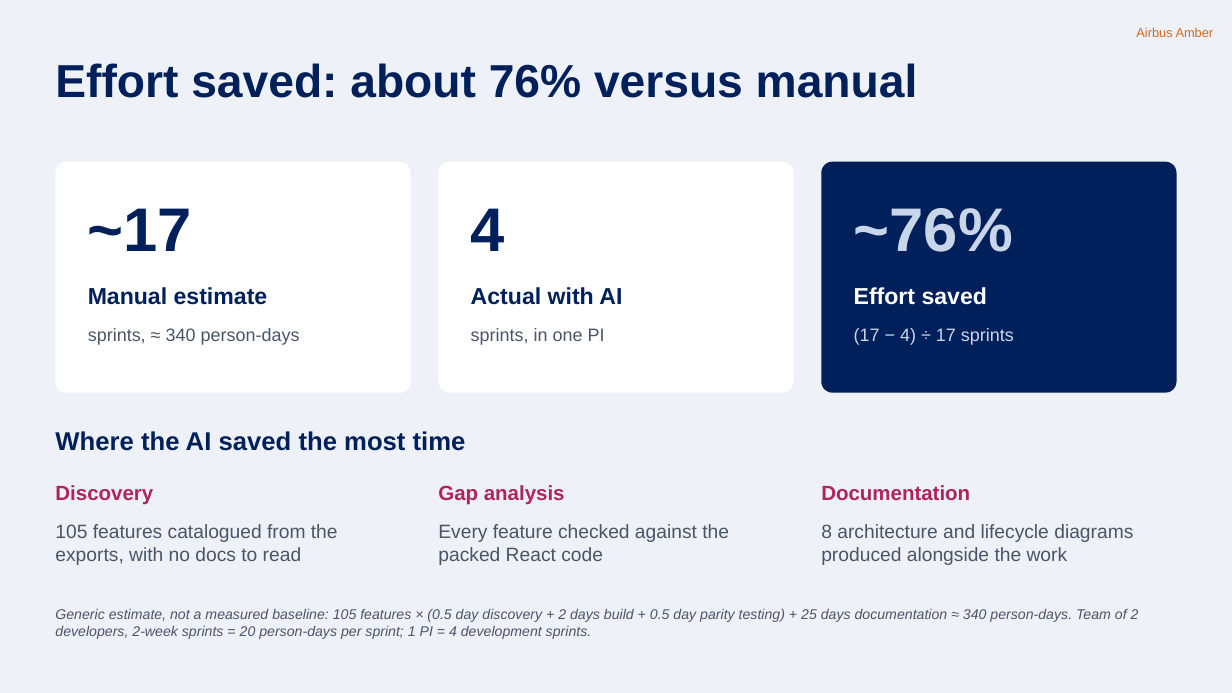
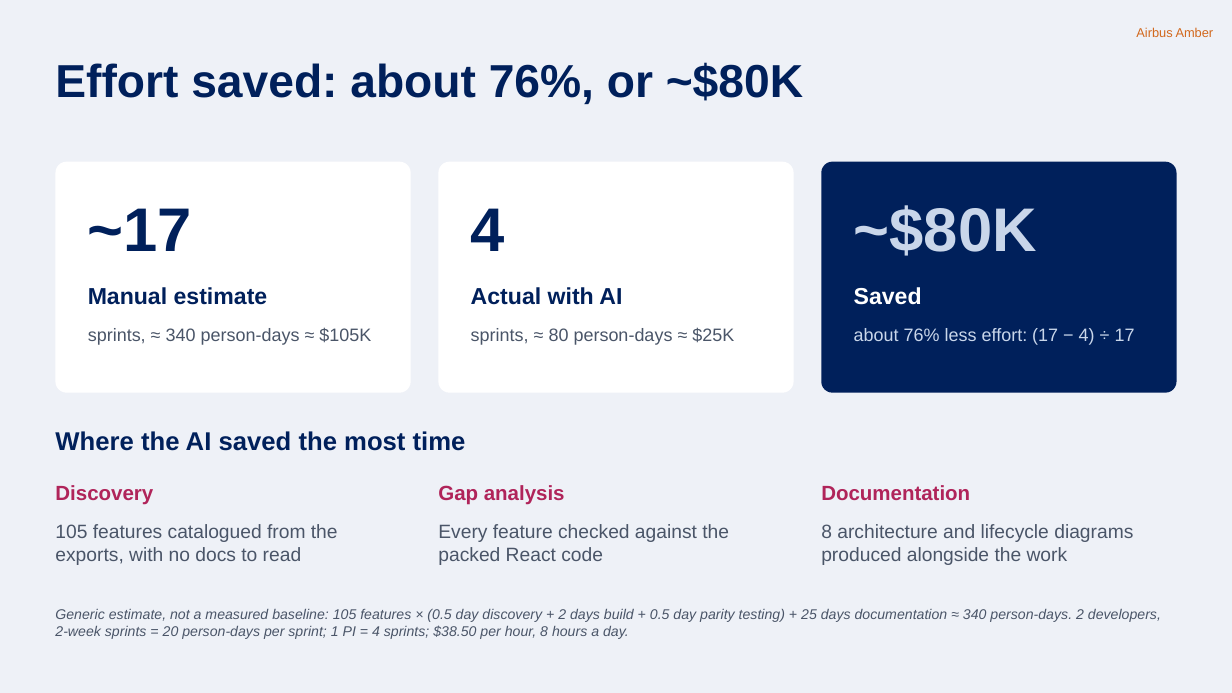
Before and after one commit to nithinram97/archify, a slide deck: slide 8 of erm-migration/docs/ERM-Migration-Jury-Pitch.pptx (slide 7 before the commit). Drawn at 1232x693 pixels with LibreOffice and Linux fonts; fonts in the diff are those of the drawing. Boxes give left, top, right and bottom in pixels: in the first picture for what was removed or moved away, otherwise in the second. Text is boxed around its words. In the diff, an @@ line names an element or a change of style, - is before the commit and + after.

```diff
--- a/erm-migration/docs/ERM-Migration-Jury-Pitch.pptx
+++ b/erm-migration/docs/ERM-Migration-Jury-Pitch.pptx
@@ title at (55,62,803,104): text changed @@
-Effort saved: about 76% versus manual
+Effort saved: about 76%, or ~$80K
@@ text at (854,205,1037,256): text changed @@
-~76%
+~$80K
@@ text at (854,287,922,305): text changed @@
-Effort saved
+Saved
@@ text at (88,327,371,345): text changed @@
-sprints, ≈ 340 person-days
+sprints, ≈ 340 person-days ≈ $105K
@@ text at (471,327,734,345): text changed @@
-sprints, in one PI
+sprints, ≈ 80 person-days ≈ $25K
@@ text at (854,328,1135,345): text changed @@
-(17 − 4) ÷ 17 sprints
+about 76% less effort: (17 − 4) ÷ 17
@@ text at (55,609,1161,639): text changed @@
-Generic estimate, not a measured baseline: 105 features × (0.5 day discovery + 2 days build + 0.5 day parity testing) + 25 days documentation ≈ 340 person-days. Team of 2 developers, 2-week sprints = 20 person-days per sprint; 1 PI = 4 development sprints.
+Generic estimate, not a measured baseline: 105 features × (0.5 day discovery + 2 days build + 0.5 day parity testing) + 25 days documentation ≈ 340 person-days. 2 developers, 2-week sprints = 20 person-days per sprint; 1 PI = 4 sprints; $38.50 per hour, 8 hours a day.
```
Also in this commit, not shown: 5 other slides changed, 2 slides added, 4 other files.
